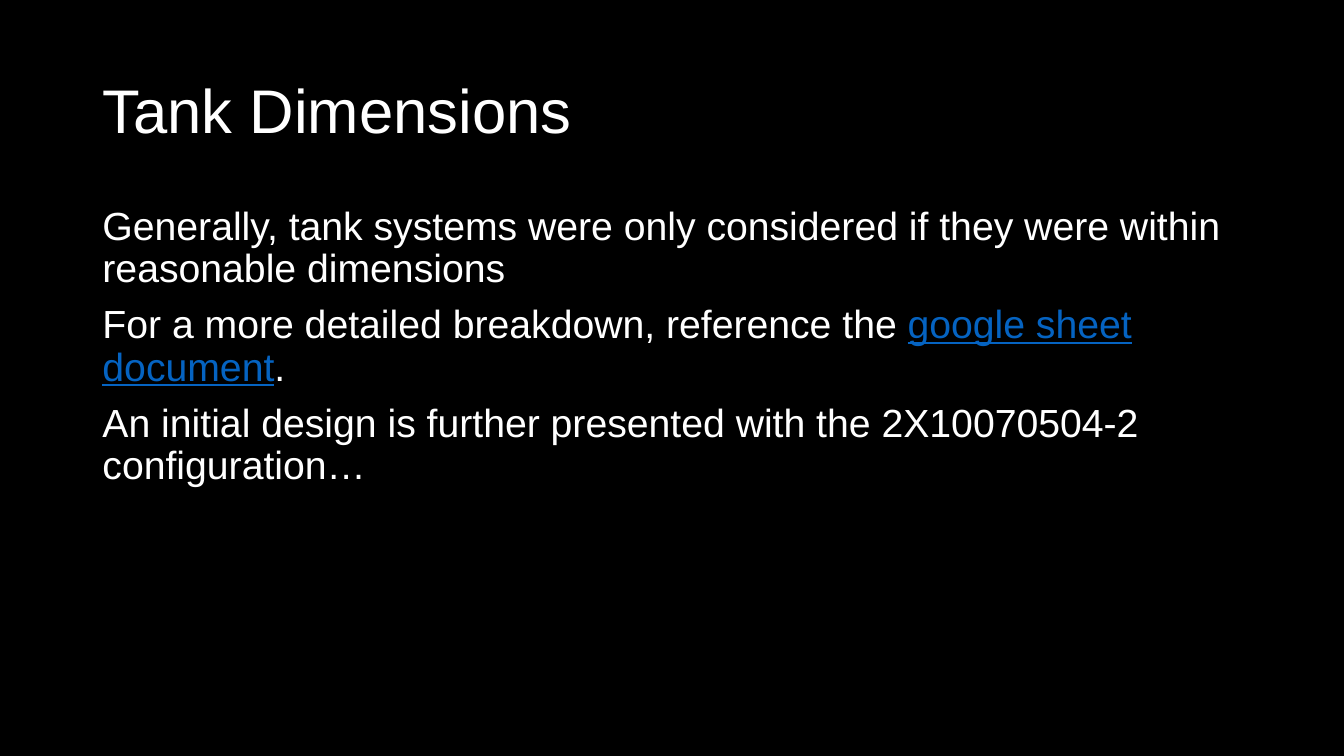
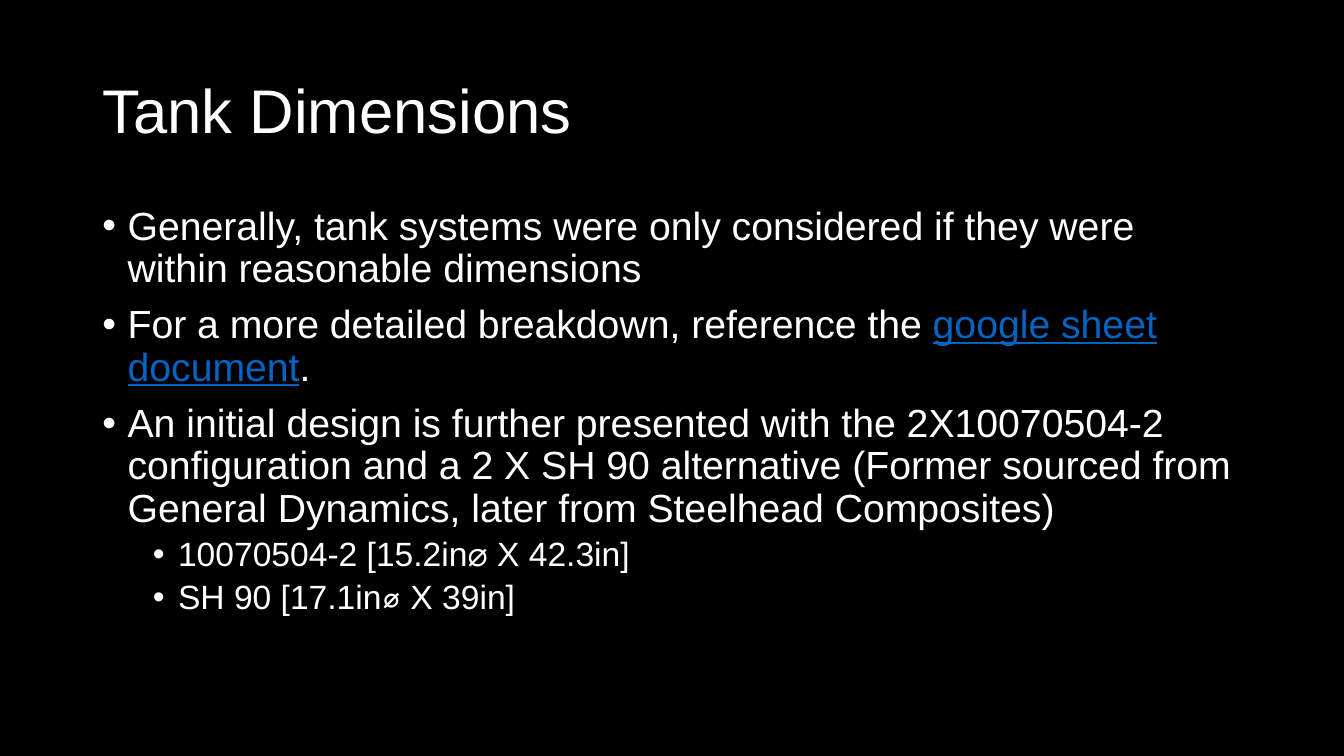
Before and after one commit to Kent1701/Cal_Poly_SLO_Hyperloop_Propulsion_2019_2020, a slide deck: slide 10 of Presentations/CDR_Prop.pptx. Drawn at 1344x756 pixels with LibreOffice and Linux fonts; fonts in the diff are those of the drawing. Boxes give left, top, right and bottom in pixels: in the first picture for what was removed or moved away, otherwise in the second. Text is boxed around its words. In the diff, an @@ line names an element or a change of style, - is before the commit and + after.

```diff
--- a/Presentations/CDR_Prop.pptx
+++ b/Presentations/CDR_Prop.pptx
@@ text at <box>128,211,1157,386</box>: bullet none to • @@
@@ text at <box>128,408,1231,616</box>: text changed @@
-An initial design is further presented with the 2X10070504-2 configuration…
+• An initial design is further presented with the 2X10070504-2 configuration and a 2 X SH 90 alternative (Former sourced from General Dynamics, later from Steelhead Composites)
+  • 10070504-2 [15.2in⌀ X 42.3in]
+  • SH 90 [17.1in⌀ X 39in]
```
Also in this commit, not shown: 2 other slides changed, 6 slides added, 3 slides removed, 21 other files.
